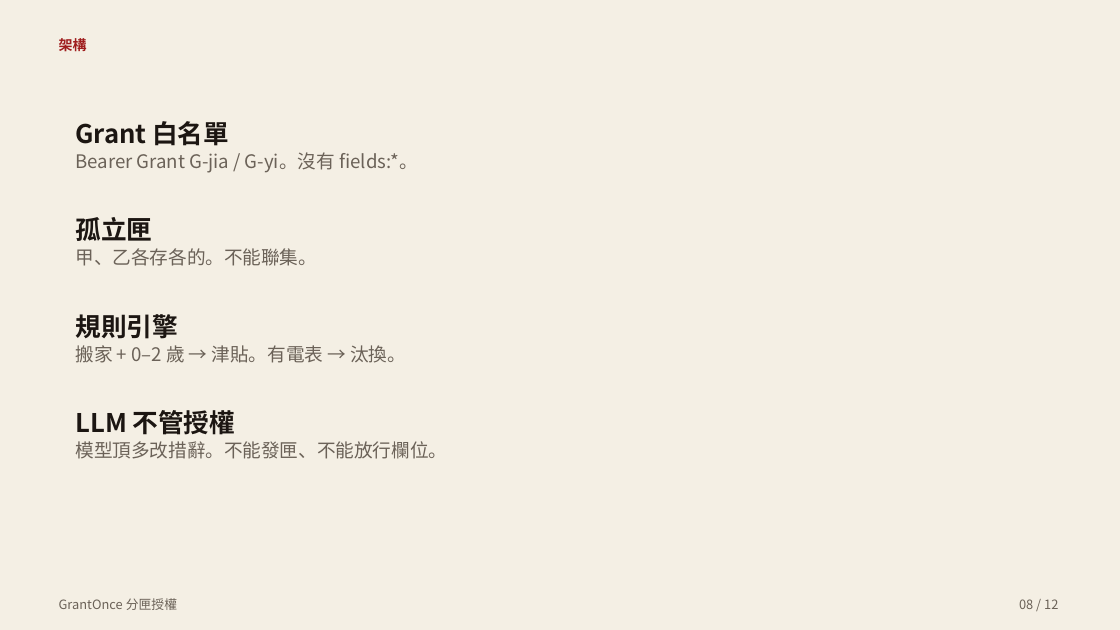
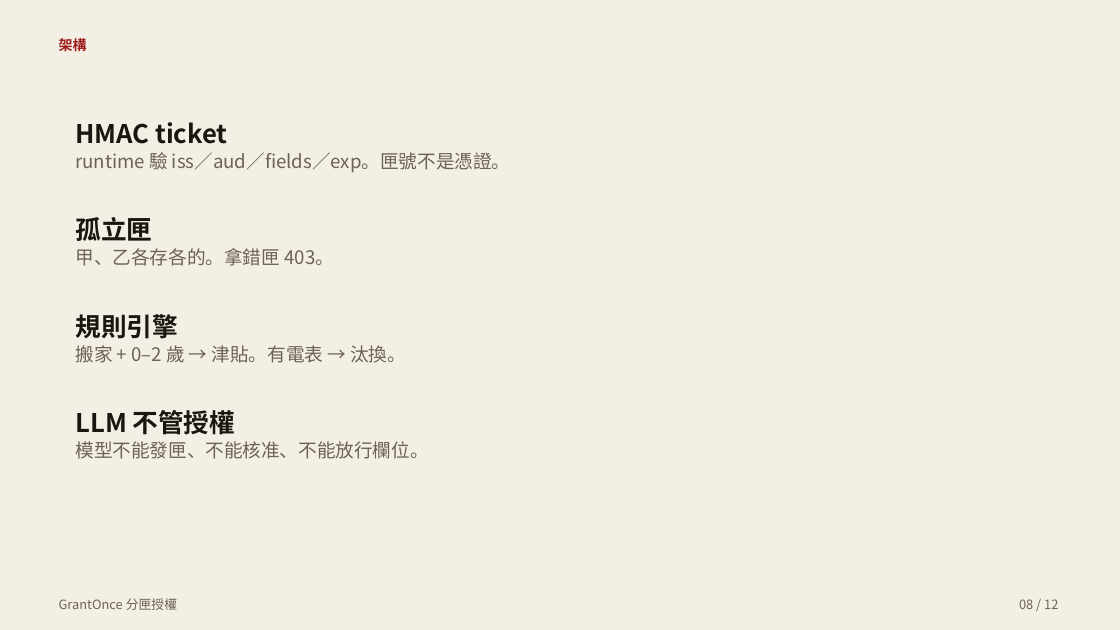
Before and after one commit to do0x0ob/GrantOnce, a slide deck: slide 8 of pitch/GrantOnce.pptx. Drawn at 1120x630 pixels with LibreOffice and Linux fonts; fonts in the diff are those of the drawing. Boxes give left, top, right and bottom in pixels: in the first picture for what was removed or moved away, otherwise in the second. Text is boxed around its words. In the diff, an @@ line names an element or a change of style, - is before the commit and + after.

```diff
--- a/pitch/GrantOnce.pptx
+++ b/pitch/GrantOnce.pptx
@@ text at bbox=[75, 122, 227, 144]: text changed @@
-Grant 白名單
+HMAC ticket
@@ text at bbox=[75, 152, 511, 172]: text changed @@
-Bearer Grant G-jia / G-yi。沒有 fields:*。
+runtime 驗 iss／aud／fields／exp。匣號不是憑證。
@@ text at bbox=[75, 248, 334, 266]: text changed @@
-甲、乙各存各的。不能聯集。
+甲、乙各存各的。拿錯匣 403。
@@ text at bbox=[75, 441, 428, 459]: text changed @@
-模型頂多改措辭。不能發匣、不能放行欄位。
+模型不能發匣、不能核准、不能放行欄位。
```
Also in this commit, not shown: 3 other slides changed, 22 other files.
